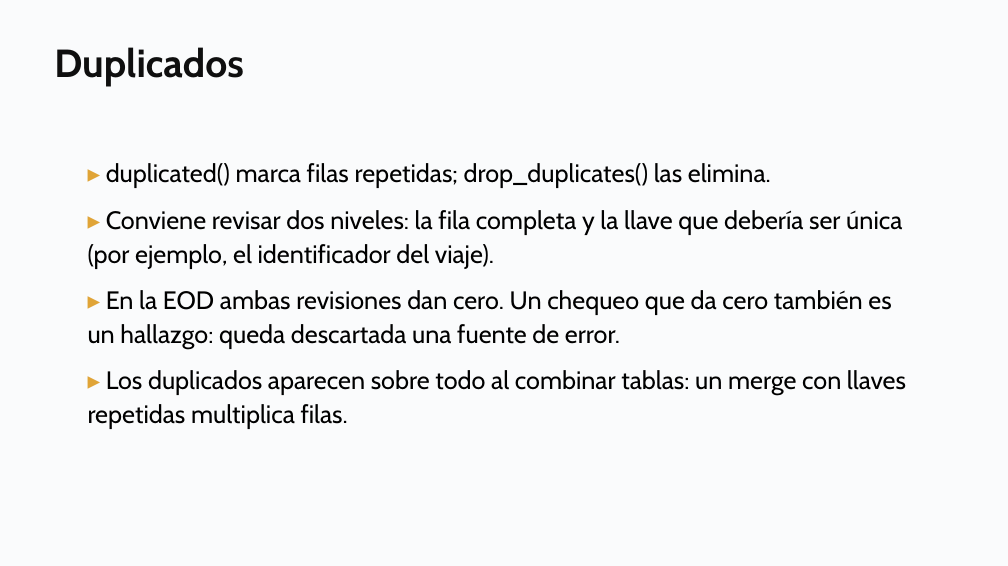
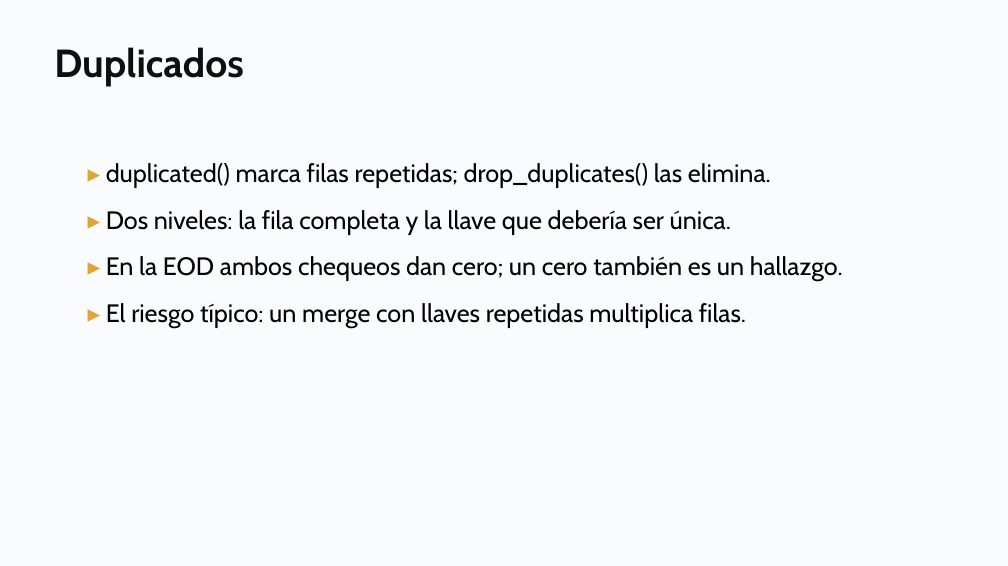
Before and after one commit to daniopitz/diplomado-cdd, a slide deck: slide 16 of presentaciones/clase02_eda_descriptiva.pptx. Drawn at 1008x566 pixels with LibreOffice and Linux fonts; fonts in the diff are those of the drawing. Boxes give left, top, right and bottom in pixels: in the first picture for what was removed or moved away, otherwise in the second. Text is boxed around its words. In the diff, an @@ line names an element or a change of style, - is before the commit and + after.

```diff
--- a/presentaciones/clase02_eda_descriptiva.pptx
+++ b/presentaciones/clase02_eda_descriptiva.pptx
@@ text at (106, 210, 843, 328): text changed @@
-▸ Conviene revisar dos niveles: la fila completa y la llave que debería ser única (por ejemplo, el identificador del viaje).
-▸ En la EOD ambas revisiones dan cero. Un chequeo que da cero también es un hallazgo: queda descartada una fuente de error.
-▸ Los duplicados aparecen sobre todo al combinar tablas: un merge con llaves repetidas multiplica filas.
+▸ Dos niveles: la fila completa y la llave que debería ser única.
+▸ En la EOD ambos chequeos dan cero; un cero también es un hallazgo.
+▸ El riesgo típico: un merge con llaves repetidas multiplica filas.
```
Also in this commit, not shown: 5 other slides changed, 2 slides added, 1 other file.
